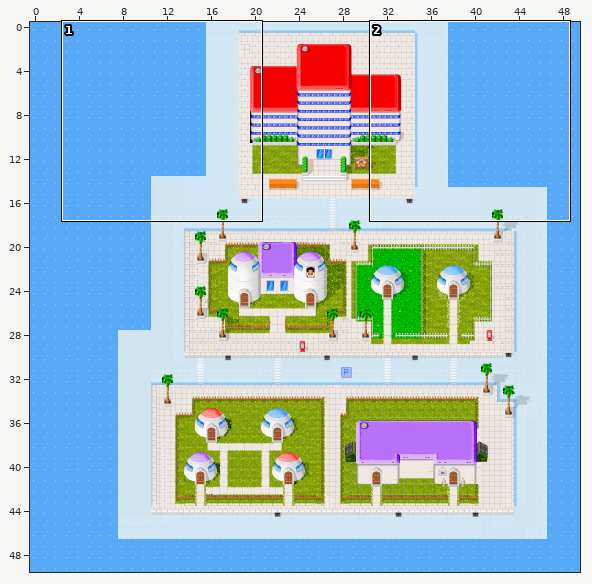
Tiled map -- ressources/maps/world/map.tmx. Above: a wide view before the commit, with the close-up outlined.
Close-up. Earlier state:
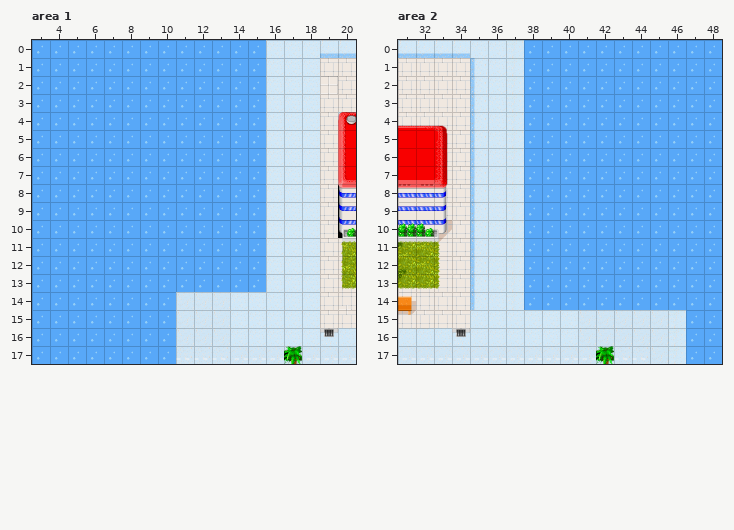
Cells are 32x32 px. Shown: area 1 x 3..20, y 0..17; area 2 x 31..48, y 0..17. The commit also changed other parts of the map, which this record leaves out.
New version:
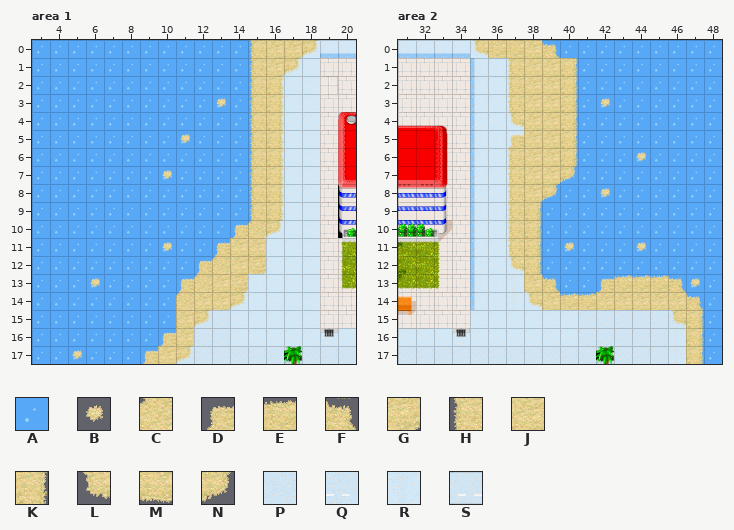
Key: from "Kamehouse": A 76, B 305, C 309, D 317, E 318, F 319, G 322, H 329, J 330, K 331, L 341, M 342, N 343; from "alltiles": P 43, Q 46, R 604, S 774.
_ is an empty cell, . an unchanged one.
Diff:
--- layer "Tile Layer 8", area 1
@@ x 14..18 @@
- 0 .____
- 1 .___.
- 2 .__..
- 3 .__..
- 4 .__..
- 5 .__..
- 6 .__..
- 7 .__..
- 8 .__..
- 9 .__..
-10 __...
+ 0 .AJJN
+ 1 .AJN.
+ 2 .AK..
+ 3 .AK..
+ 4 .AK..
+ 5 .AK..
+ 6 .AK..
+ 7 .AK..
+ 8 .AK..
+ 9 .AK..
+10 AA...
@@ x 11..13 @@
-12 .__
-13 _..
-14 _..
+12 .AA
+13 A..
+14 A..
@@ x 9..10 @@
-16 ._
-17 _.
+16 .A
+17 A.
--- layer "Tile Layer 14", area 1
@@ x 5..20 @@
- 0 ..........A.....
- 1 ..........A.....
- 2 ..........A.....
- 3 ........A.A.....
- 4 ..........A.....
- 5 ......_...A.....
- 6 ..........A.....
- 7 ....._....A.....
- 8 ..........A.....
- 9 ..........A.....
-10 .........AA_....
-11 .....A..AAA.....
-12 .......AAAA.....
-13 .A....AAAAA.....
-14 ......____......
-15 ......__........
-16 .....A_.........
-17 _...AAQQQSSS.SSS
+ 0 ..........H.....
+ 1 ..........H.....
+ 2 ..........H.....
+ 3 ........B.H.....
+ 4 ..........H.....
+ 5 ......B...H.....
+ 6 ..........H.....
+ 7 .....B....H.....
+ 8 ..........H.....
+ 9 ..........H.....
+10 .........DCN....
+11 .....B..DJJ.....
+12 .......DCJG.....
+13 .B....DCJG_.....
+14 ......CJJN......
+15 ......JN........
+16 .....DJ.........
+17 B...DJNPPPPP.PPP
--- layer "Tile Layer 11", area 2
@@ x 35..36 @@
- 0 __
+ 0 EE
--- layer "Tile Layer 8", area 2
@@ x 35..46 @@
- 0 ___._.......
- 1 ....._......
- 2 ....._......
- 3 ....._......
- 4 ....._......
- 5 ....._......
- 6 ....._......
- 7 ....._......
- 8 ...._.......
- 9 ..._........
-10 ..._........
-11 ..._._......
-12 ..._........
-13 ...._.._....
-14 .....__.....
-15 ..........._
+ 0 LMM.A.......
+ 1 .....A......
+ 2 .....A......
+ 3 .....A......
+ 4 .....A......
+ 5 .....A......
+ 6 .....A......
+ 7 .....A......
+ 8 ....A.......
+ 9 ...A........
+10 ...A........
+11 ...A.A......
+12 ...A........
+13 ....A..A....
+14 .....AA.....
+15 ...........P
--- layer "Tile Layer 14", area 2
@@ x 31..47 @@
- 0 ....._RAA........
- 1 ......RAAA.......
- 2 ......RAAA.......
- 3 ......RAAA._.....
- 4 ......RAAA.......
- 5 ......RAAA.......
- 6 ......RAAA..._...
- 7 ......RAAA.......
- 8 ......RAA.._.....
- 9 ......RA.........
-10 ......RA.........
-11 ......RA.A..._...
-12 ......RA.........
-13 .......AA..AAAA__
-14 .......AAAAAAAA__
-15 ...............R_
-16 ................_
-17 SSSSSSSSSSS.QQ.._
+ 0 .....EEJF........
+ 1 ......HJJK.......
+ 2 ......HJJK.......
+ 3 ......HJJK.B.....
+ 4 ......LJJK.......
+ 5 ......DJJK.......
+ 6 ......HJJK...B...
+ 7 ......HJJN.......
+ 8 ......HJN..B.....
+ 9 ......HK.........
+10 ......HK.........
+11 ......HK.B...B...
+12 ......LK.........
+13 .......JF..DEEEFB
+14 .......LJEEJJJJJF
+15 ...............LK
+16 ................K
+17 PPPPPPPPPPP.PP..K
Boxes around the changes in both close-ups, in picture pixels (x1, y1, x2, y2):
changed: (143, 40, 356, 364)
changed: (90, 278, 100, 288)
added: (72, 350, 82, 360)
changed: (398, 40, 704, 364)
